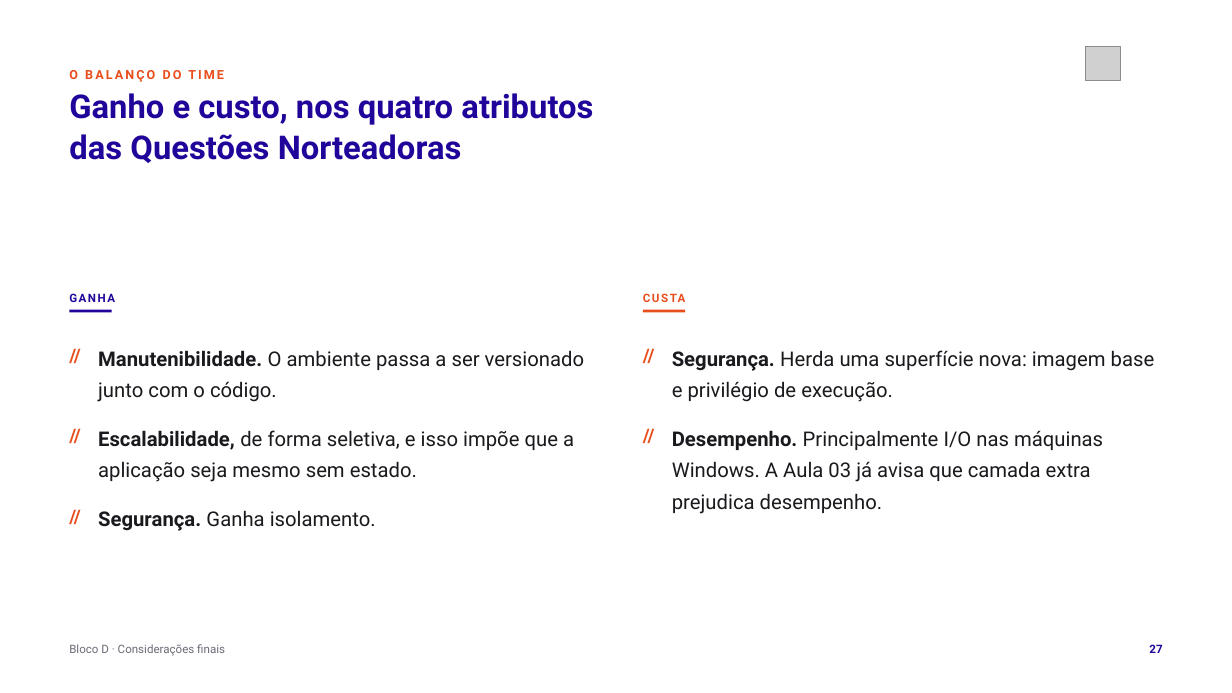
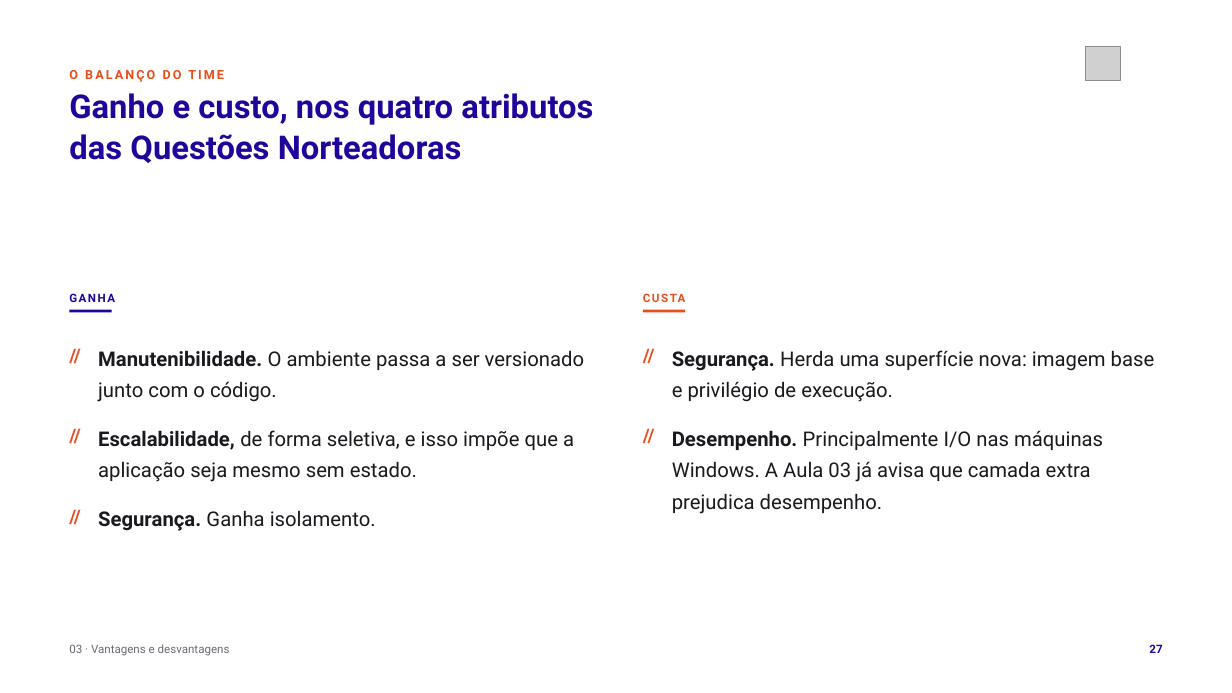
Before and after one commit to tcpassos/invite-app, a slide deck: slide 27 of trabalhos/T1-Docker-Invite-People.pptx. Drawn at 1232x693 pixels with LibreOffice and Linux fonts; fonts in the diff are those of the drawing; grey boxes stand for pictures. Boxes give left, top, right and bottom in pixels: in the first picture for what was removed or moved away, otherwise in the second. Text is boxed around its words. In the diff, an @@ line names an element or a change of style, - is before the commit and + after.

```diff
--- a/trabalhos/T1-Docker-Invite-People.pptx
+++ b/trabalhos/T1-Docker-Invite-People.pptx
@@ text at <box>69,644,230,656</box>: text changed @@
-Bloco D · Considerações finais
+03 · Vantagens e desvantagens
```
Also in this commit, not shown: 29 other slides changed, 33 other files.
